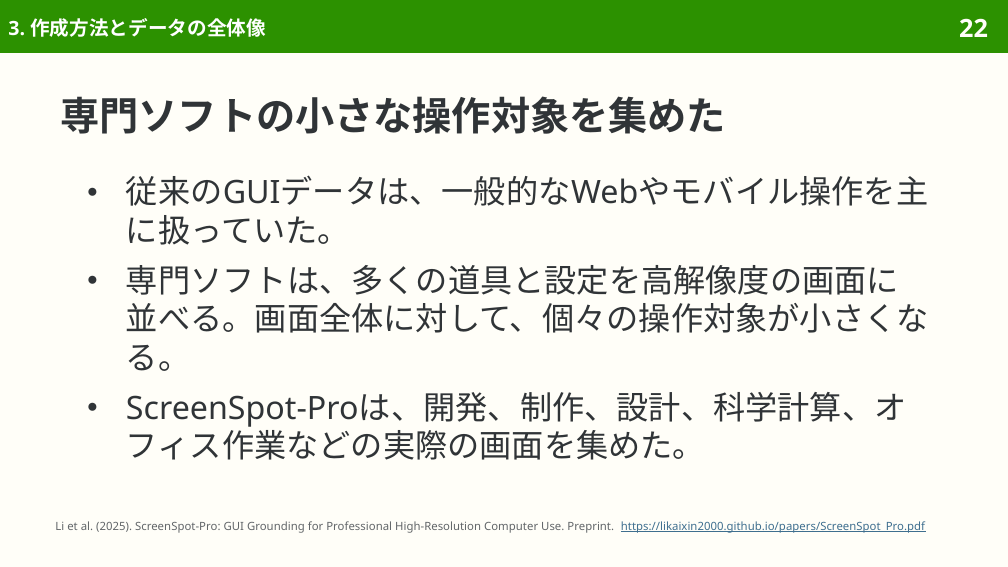
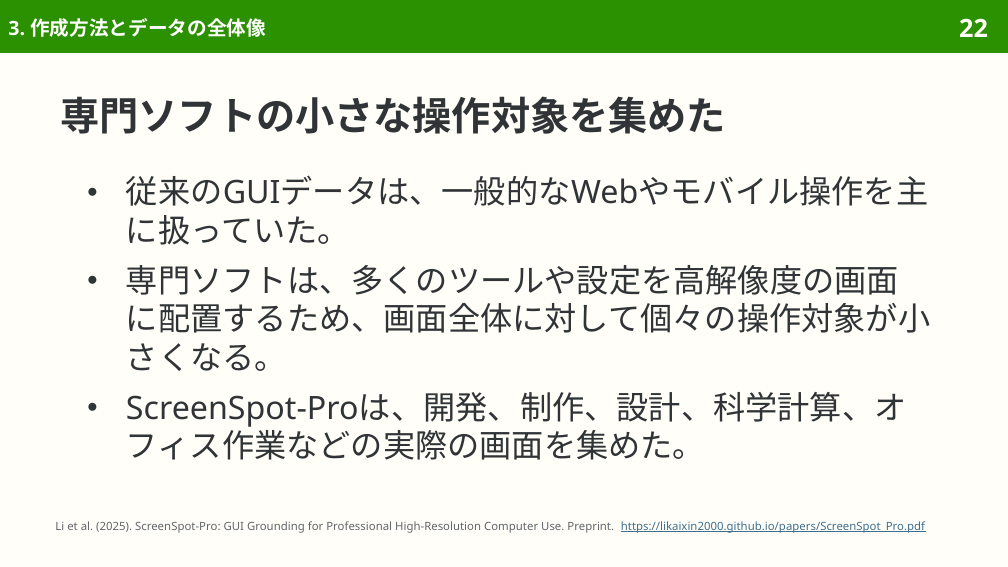
Before and after one commit to sasakiy84/datasets-in-10-minutes, a slide deck: slide 22 of slides/datasets-in-10-minutes-screenspot-pro.pptx. Drawn at 1008x567 pixels with LibreOffice and Linux fonts; fonts in the diff are those of the drawing. Boxes give left, top, right and bottom in pixels: in the first picture for what was removed or moved away, otherwise in the second. Text is boxed around its words. In the diff, an @@ line names an element or a change of style, - is before the commit and + after.

```diff
--- a/slides/datasets-in-10-minutes-screenspot-pro.pptx
+++ b/slides/datasets-in-10-minutes-screenspot-pro.pptx
@@ text at <box>126,265,930,371</box>: text changed @@
-● 専門ソフトは、多くの道具と設定を高解像度の画面に並べる。画面全体に対して、個々の操作対象が小さくなる。
+● 専門ソフトは、多くのツールや設定を高解像度の画面に配置するため、画面全体に対して個々の操作対象が小さくなる。
```
Also in this commit, not shown: 11 other slides changed, 7 other files.
